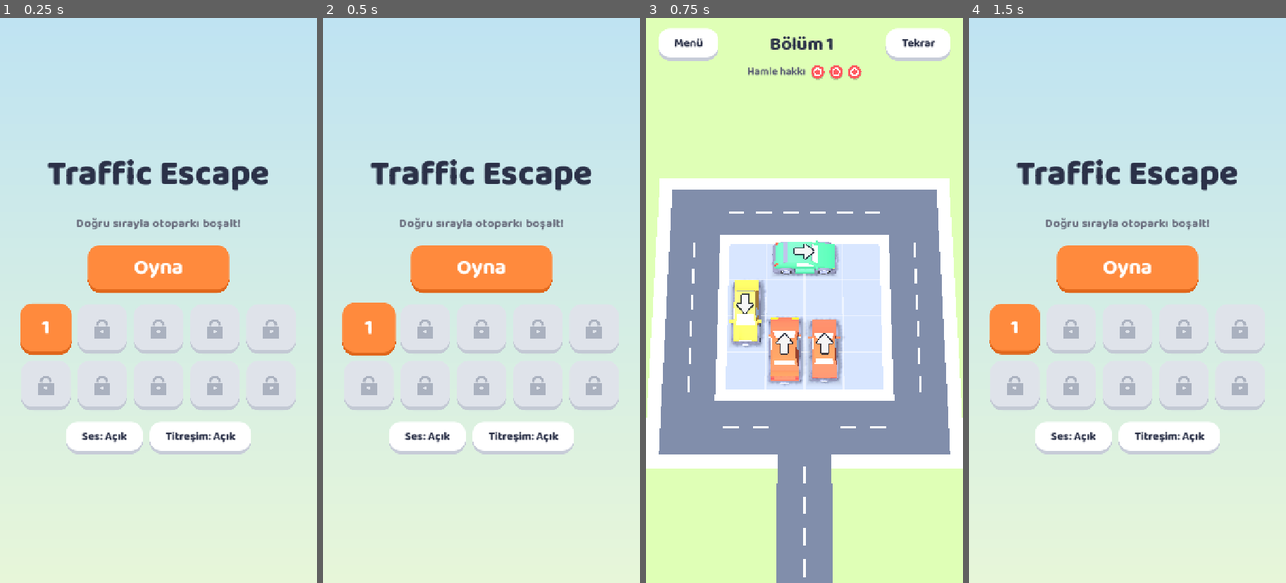
Above: before the commit, frames 1-4 (left to right).
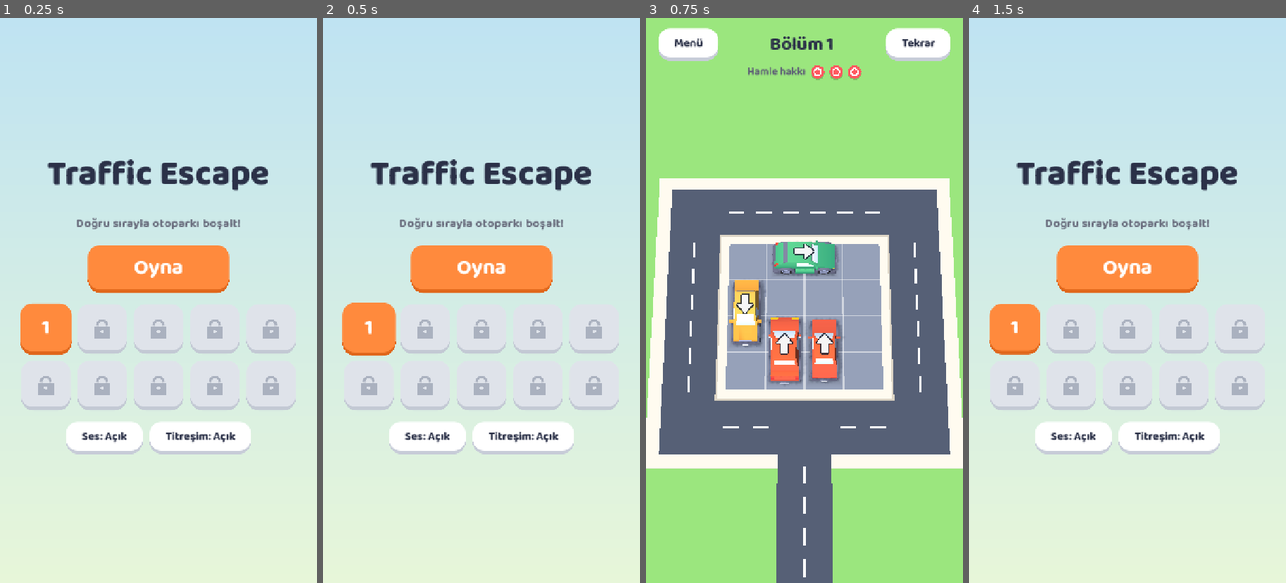
Above: after the commit, the same moments.

Repository: ismetcabbar9-oss/TRAFFIC-2D-
Game: Godot game, scene res://scenes/menu.tscn
Two runs of this game, one before a commit and one after it. Both use one fixed random seed, a clock stepped at 60 frames per second and the inputs below.
Inputs:
- Up to frame 1 (0.25 s): no input
- Up to frame 2 (0.5 s): no input
- Up to frame 3 (0.75 s): click "Oyna" at 0.5 s
- Up to frame 4 (1.5 s): click "Menü" at 1.25 s

Frames 1-2 are identical in both runs. In frame 3, 85% of the frame differs, in the area x 0-100%, y 0-100%; in frame 4, nothing differs.

Commit message:
Stage 6: polish for devices - screen sizes, fallback renderer, Android, icon, hint
- Compatibility (OpenGL) fallback: lower sun/ambient light so the look
  matches the Vulkan renderers instead of washing out
- Layouts checked at 20:9, 16:10 and 4:3 in both orientations; compact
  menu spacing on short screens; HUD and hint respect display safe areas
- Android back button: game -> menu, menu -> quit (quit_on_go_back off)
- Taps from any finger count
- App icon rendered from the game's own models (taxi, arrow, exhaust);
  custom boot splash; app name 'Traffic Escape'
- Level 1 hint: after 2.5 s idle a free car's arrow bounces and a short
  instruction appears; cleared on the next tap
- Dev tools: icon render, perf stats, single-level capture

Co-Authored-By: Claude Opus 5.5 <noreply@anthropic.com>
Claude-Session: https://claude.ai/code/session_01Njhua7qEJRBPdh769J1kf5

Diff:
--- a/project.godot
+++ b/project.godot
@@ -4,9 +4,15 @@
 
 [application]
 
-config/name="Traffic 2D"
+config/name="Traffic Escape"
 run/main_scene="res://scenes/menu.tscn"
 config/features=PackedStringArray("4.7", "Mobile")
+config/quit_on_go_back=false
+config/icon="res://assets/icon.png"
+boot_splash/bg_color=Color(0.749, 0.890, 0.949, 1)
+boot_splash/show_image=true
+boot_splash/image="res://assets/icon.png"
+boot_splash/fullsize=false
 
 [autoload]
 
--- a/scripts/game/game.gd
+++ b/scripts/game/game.gd
@@ -8,11 +8,15 @@
 @export var max_exit_wait := 3.0 ## never wait longer than this for cars to leave
 @export var lose_delay := 0.6 ## seconds between the final crash and the lose panel
 @export_range(0.0, 1.0) var horn_chance := 0.65 ## chance a bumped car honks back
+@export var hint_levels := 1 ## the first N levels show a hint when the player waits
+@export var hint_delay := 2.5 ## idle seconds before the hint appears
 
 var session: GameSession
 var level_index := 0
 var vehicle_views := {} ## vehicle id -> VehicleView
 var obstacle_views := {} ## cell -> ObstacleView
+var _idle := 0.0
+var _hinted_id := -1
 
 @onready var board: BoardView = $Board
 @onready var pieces: Node3D = $Vehicles
@@ -22,10 +26,20 @@
 
 
 func _ready() -> void:
+	_adapt_lighting()
 	hud.restart_requested.connect(func(): load_level(level_index))
 	hud.next_requested.connect(func(): load_level(level_index + 1))
 	hud.menu_requested.connect(func(): get_tree().change_scene_to_file(MENU_SCENE))
 	load_level(Progress.current_level)
+
+
+## Devices without Vulkan fall back to the Compatibility renderer, which lights
+## in a different color space and looks washed out with the same values.
+func _adapt_lighting() -> void:
+	if RenderingServer.get_current_rendering_method() != "gl_compatibility":
+		return
+	($Sun as DirectionalLight3D).light_energy *= 0.45
+	($WorldEnvironment as WorldEnvironment).environment.ambient_light_energy *= 0.5
 
 
 func load_level(index: int) -> void:
@@ -66,17 +80,45 @@
 	camera.frame_board(board.view_half_extents())
 
 	hud.hide_result()
+	_clear_hint()
 	hud.set_level_title(level.name)
 	hud.set_mistakes(session.mistakes_left, level.mistakes)
 
 
+func _notification(what: int) -> void:
+	if what == NOTIFICATION_WM_GO_BACK_REQUEST: # Android back button
+		get_tree().change_scene_to_file(MENU_SCENE)
+
+
 func _unhandled_input(event: InputEvent) -> void:
 	# Mouse clicks arrive as touches too (pointing/emulate_touch_from_mouse).
-	if event is InputEventScreenTouch and event.pressed and event.index == 0:
+	# Every finger counts, so two quick taps with two fingers both register.
+	if event is InputEventScreenTouch and event.pressed:
 		var id := _pick_vehicle(event.position)
 		if id >= 0 and session != null:
+			_clear_hint()
 			session.tap(id)
 			get_viewport().set_input_as_handled()
+
+
+func _process(delta: float) -> void:
+	if level_index >= hint_levels or session == null or session.state != GameSession.State.PLAYING:
+		return
+	_idle += delta
+	if _idle >= hint_delay and _hinted_id < 0:
+		var free := session.board.free_vehicles()
+		if not free.is_empty() and vehicle_views.has(free[0]):
+			_hinted_id = free[0]
+			vehicle_views[_hinted_id].set_hint(true)
+			hud.show_hint("Yolu açık bir arabaya dokun!")
+
+
+func _clear_hint() -> void:
+	_idle = 0.0
+	if _hinted_id >= 0 and vehicle_views.has(_hinted_id):
+		vehicle_views[_hinted_id].set_hint(false)
+	_hinted_id = -1
+	hud.hide_hint()
 
 
 ## Vehicle under a screen position, or -1.
--- a/scripts/ui/hud.gd
+++ b/scripts/ui/hud.gd
@@ -16,6 +16,8 @@
 var _primary: Button
 var _secondary: Button
 var _won := false
+var _hint: PanelContainer
+var _hint_label: Label
 var _last_level := false
 
 
@@ -26,6 +28,7 @@
 	root.theme = UiStyle.make_theme()
 	add_child(root)
 	_build_top_bar(root)
+	_build_hint(root)
 	_build_result(root)
 
 
@@ -61,6 +64,19 @@
 	_show_result()
 
 
+func show_hint(text: String) -> void:
+	_hint_label.text = text
+	if _hint.visible:
+		return
+	_hint.visible = true
+	_hint.modulate.a = 0.0
+	create_tween().tween_property(_hint, "modulate:a", 1.0, 0.3)
+
+
+func hide_hint() -> void:
+	_hint.visible = false
+
+
 func hide_result() -> void:
 	_overlay.visible = false
 
@@ -80,9 +96,10 @@
 func _build_top_bar(root: Control) -> void:
 	var margin := MarginContainer.new()
 	margin.set_anchors_preset(Control.PRESET_TOP_WIDE)
-	for side in ["left", "right"]:
-		margin.add_theme_constant_override("margin_" + side, 28)
-	margin.add_theme_constant_override("margin_top", 24)
+	var insets: Vector4 = get_node("/root/ScreenFit").safe_insets()
+	margin.add_theme_constant_override("margin_left", 28 + int(insets.x))
+	margin.add_theme_constant_override("margin_right", 28 + int(insets.z))
+	margin.add_theme_constant_override("margin_top", 24 + int(insets.y))
 	margin.mouse_filter = Control.MOUSE_FILTER_IGNORE
 	root.add_child(margin)
 
@@ -124,6 +141,35 @@
 	b.pressed.connect(_click)
 	b.pressed.connect(action)
 	return b
+
+
+func _build_hint(root: Control) -> void:
+	var anchor := MarginContainer.new()
+	anchor.set_anchors_preset(Control.PRESET_BOTTOM_WIDE)
+	anchor.grow_vertical = Control.GROW_DIRECTION_BEGIN
+	var insets: Vector4 = get_node("/root/ScreenFit").safe_insets()
+	anchor.add_theme_constant_override("margin_bottom", 40 + int(insets.w))
+	anchor.mouse_filter = Control.MOUSE_FILTER_IGNORE
+	root.add_child(anchor)
+	var center := CenterContainer.new()
+	center.mouse_filter = Control.MOUSE_FILTER_IGNORE
+	anchor.add_child(center)
+	_hint = PanelContainer.new()
+	_hint.mouse_filter = Control.MOUSE_FILTER_IGNORE
+	var box := StyleBoxFlat.new()
+	box.bg_color = Color(0.17, 0.19, 0.28, 0.85)
+	box.set_corner_radius_all(24)
+	box.content_margin_left = 28
+	box.content_margin_right = 28
+	box.content_margin_top = 10
+	box.content_margin_bottom = 12
+	_hint.add_theme_stylebox_override("panel", box)
+	_hint.visible = false
+	center.add_child(_hint)
+	_hint_label = Label.new()
+	_hint_label.add_theme_color_override("font_color", Color.WHITE)
+	_hint_label.add_theme_font_size_override("font_size", 30)
+	_hint.add_child(_hint_label)
 
 
 func _build_result(root: Control) -> void:
--- a/scripts/ui/level_select.gd
+++ b/scripts/ui/level_select.gd
@@ -6,12 +6,28 @@
 var _grid: GridContainer
 var _sound: Button
 var _vibration: Button
+var _column: VBoxContainer
+var _title: Label
 
 
 func _ready() -> void:
 	theme = UiStyle.make_theme()
 	_build()
 	_refresh()
+	get_viewport().size_changed.connect(_fit_layout)
+	_fit_layout()
+
+
+func _notification(what: int) -> void:
+	if what == NOTIFICATION_WM_GO_BACK_REQUEST:
+		get_tree().quit()
+
+
+## Tighter spacing on short (landscape phone) screens.
+func _fit_layout() -> void:
+	var short := get_viewport_rect().size.y < 800.0
+	_column.add_theme_constant_override("separation", 14 if short else 26)
+	_title.add_theme_font_size_override("font_size", 60 if short else 78)
 
 
 func _build() -> void:
@@ -33,15 +49,14 @@
 	add_child(center)
 	var column := VBoxContainer.new()
 	column.alignment = BoxContainer.ALIGNMENT_CENTER
-	column.add_theme_constant_override("separation", 26)
 	center.add_child(column)
+	_column = column
 
-	var title := Label.new()
-	title.text = "Traffic Escape"
-	title.add_theme_font_size_override("font_size", 78)
-	title.add_theme_font_override("font", UiStyle.font(800))
-	title.horizontal_alignment = HORIZONTAL_ALIGNMENT_CENTER
-	column.add_child(title)
+	_title = Label.new()
+	_title.text = "Traffic Escape"
+	_title.add_theme_font_override("font", UiStyle.font(800))
+	_title.horizontal_alignment = HORIZONTAL_ALIGNMENT_CENTER
+	column.add_child(_title)
 	var subtitle := Label.new()
 	subtitle.text = "Doğru sırayla otoparkı boşalt!"
 	subtitle.add_theme_font_size_override("font_size", 28)
--- a/scripts/ui/screen_fit.gd
+++ b/scripts/ui/screen_fit.gd
@@ -12,6 +12,20 @@
 	_fit()
 
 
+## Screen insets (notch, rounded corners, system bars) in canvas units:
+## x = left, y = top, z = right, w = bottom.
+func safe_insets() -> Vector4:
+	var window := get_tree().root
+	var screen_size := Vector2(DisplayServer.screen_get_size())
+	var safe := Rect2(DisplayServer.get_display_safe_area())
+	if safe.size.x <= 0.0 or screen_size.x <= 0.0:
+		return Vector4.ZERO
+	var to_canvas := Vector2(window.content_scale_size) / Vector2(window.size)
+	var scale := maxf(to_canvas.x, to_canvas.y) # "expand" keeps the larger ratio
+	return Vector4(safe.position.x, safe.position.y,
+			screen_size.x - safe.end.x, screen_size.y - safe.end.y) * scale
+
+
 func _fit() -> void:
 	var window := get_tree().root
 	var landscape := window.size.x > window.size.y
--- a/scripts/view/vehicle_view.gd
+++ b/scripts/view/vehicle_view.gd
@@ -43,8 +43,10 @@
 var _home := Vector3.ZERO
 var _tween: Tween
 var _nudge_tween: Tween
+var _hint_tween: Tween
 var _squash_tween: Tween
 var _wheels: Array[Node3D] = []
+var _arrow_base_scale := Vector3.ONE
 
 var _route: Curve3D
 var _route_pos := 0.0
@@ -123,6 +125,19 @@
 		.set_trans(Tween.TRANS_BACK).set_ease(Tween.EASE_OUT)
 
 
+## Bounces the roof arrow to point the player at this car (tutorial hint).
+func set_hint(on: bool) -> void:
+	if _hint_tween:
+		_hint_tween.kill()
+		_hint_tween = null
+	var base := _arrow_base_scale
+	_arrow.scale = base
+	if on:
+		_hint_tween = create_tween().set_loops()
+		_hint_tween.tween_property(_arrow, "scale", base * 1.45, 0.35).set_trans(Tween.TRANS_SINE)
+		_hint_tween.tween_property(_arrow, "scale", base, 0.35).set_trans(Tween.TRANS_SINE)
+
+
 ## Small knock when something bumps into this car.
 func nudge(push: Vector3) -> void:
 	if _nudge_tween:
@@ -138,6 +153,7 @@
 ## Leaves the lot along the board's exit route and frees itself off screen.
 func play_exit() -> void:
 	_kill_tween()
+	set_hint(false)
 	_arrow.visible = false
 	_pick_body.queue_free()
 	_route = _board.exit_route(position, dir)
@@ -285,7 +301,8 @@
 func _add_arrow(cell_size: float, roof: float) -> void:
 	_arrow = ARROW_SCENE.instantiate()
 	_arrow.position.y = roof + 0.04
-	_arrow.scale = Vector3.ONE * cell_size * 0.5
+	_arrow_base_scale = Vector3.ONE * cell_size * 0.5
+	_arrow.scale = _arrow_base_scale
 	_body.add_child(_arrow)
 
 
--- a/tools/capture_levels.gd
+++ b/tools/capture_levels.gd
@@ -1,11 +1,15 @@
 extends SceneTree
-## Dev helper: saves a screenshot of every level's starting layout.
+## Dev helper: saves a screenshot of every level's starting layout (or of one).
 ## Usage (under xvfb-run): godot --path . --rendering-method forward_plus \
-##   --resolution 720x1280 --script res://tools/capture_levels.gd -- <out_dir>
+##   --resolution 720x1280 --script res://tools/capture_levels.gd -- <out_dir> [level_number]
 
 func _initialize() -> void:
 	var out_dir := OS.get_cmdline_user_args()[0]
-	for i in LevelCatalog.count():
+	await process_frame # let autoloads load the save file first
+	var levels := range(LevelCatalog.count())
+	if OS.get_cmdline_user_args().size() > 1:
+		levels = [int(OS.get_cmdline_user_args()[1]) - 1]
+	for i in levels:
 		root.get_node("Progress").current_level = i
 		var game: Node = load("res://scenes/game.tscn").instantiate()
 		root.add_child(game)
@@ -15,5 +19,5 @@
 		root.get_texture().get_image().save_png(out_dir.path_join("level_%02d.png" % (i + 1)))
 		game.queue_free()
 		await process_frame
-	print("saved %d levels" % LevelCatalog.count())
+	print("saved %d levels" % levels.size())
 	quit()
--- /dev/null
+++ b/tools/measure_perf.gd
@@ -0,0 +1,16 @@
+extends SceneTree
+## Dev helper: opens a level and prints render statistics.
+## Usage (under xvfb-run): godot --path . --script res://tools/measure_perf.gd -- <level_number>
+
+func _initialize() -> void:
+	var args := OS.get_cmdline_user_args()
+	await process_frame # let autoloads load the save file first
+	root.get_node("Progress").current_level = int(args[0]) - 1 if args.size() > 0 else 9
+	root.add_child(load("res://scenes/game.tscn").instantiate())
+	for i in 30:
+		await process_frame
+	print("draw calls: ", Performance.get_monitor(Performance.RENDER_TOTAL_DRAW_CALLS_IN_FRAME),
+		"  objects: ", Performance.get_monitor(Performance.RENDER_TOTAL_OBJECTS_IN_FRAME),
+		"  primitives: ", Performance.get_monitor(Performance.RENDER_TOTAL_PRIMITIVES_IN_FRAME),
+		"  nodes: ", Performance.get_monitor(Performance.OBJECT_NODE_COUNT))
+	quit()
--- a/tools/play_scenario.gd
+++ b/tools/play_scenario.gd
@@ -12,6 +12,7 @@
 	var args := OS.get_cmdline_user_args()
 	if args.size() > 0:
 		out_dir = args[0]
+	await process_frame # let autoloads load the save file first
 	root.get_node("Progress").current_level = 0
 	game = load("res://scenes/game.tscn").instantiate()
 	root.add_child(game)
--- /dev/null
+++ b/tools/render_icon.gd
@@ -0,0 +1,72 @@
+extends SceneTree
+## Dev tool: renders the app icon (taxi bursting out of a parking spot) with
+## the game's own models. Run under xvfb-run with --resolution 1024x1024:
+##   godot --path . --rendering-method forward_plus --resolution 1024x1024 \
+##     --script res://tools/render_icon.gd -- res://assets/icon.png
+
+func _initialize() -> void:
+	await process_frame
+	var out := OS.get_cmdline_user_args()[0]
+	var scene := Node3D.new()
+	root.add_child(scene)
+
+	var env := WorldEnvironment.new()
+	env.environment = Environment.new()
+	env.environment.background_mode = Environment.BG_COLOR
+	env.environment.background_color = Color("6cc4ea")
+	env.environment.ambient_light_source = Environment.AMBIENT_SOURCE_COLOR
+	env.environment.ambient_light_color = Color(0.85, 0.9, 1)
+	env.environment.ambient_light_energy = 0.55
+	scene.add_child(env)
+
+	var sun := DirectionalLight3D.new()
+	sun.rotation_degrees = Vector3(-55, -40, 0)
+	sun.shadow_enabled = true
+	sun.shadow_opacity = 0.5
+	scene.add_child(sun)
+
+	var ground := MeshInstance3D.new()
+	var plane := PlaneMesh.new()
+	plane.size = Vector2(40, 40)
+	ground.mesh = plane
+	var gm := StandardMaterial3D.new()
+	gm.albedo_color = Color("8b93a5")
+	ground.material_override = gm
+	scene.add_child(ground)
+	for x in [-2.0, 2.0]:
+		var line := MeshInstance3D.new()
+		var box := BoxMesh.new()
+		box.size = Vector3(0.12, 0.01, 12)
+		line.mesh = box
+		var lm := StandardMaterial3D.new()
+		lm.albedo_color = Color(1, 1, 1, 0.7)
+		lm.transparency = BaseMaterial3D.TRANSPARENCY_ALPHA
+		line.material_override = lm
+		line.position = Vector3(x, 0.01, 0)
+		scene.add_child(line)
+
+	var car: Node3D = VehicleCatalog.load_model("taxi").instantiate()
+	car.scale = Vector3.ONE * 1.25 # Kenney cars face +Z, toward the camera
+	scene.add_child(car)
+	var arrow: Node3D = load("res://scenes/direction_arrow.tscn").instantiate()
+	arrow.scale = Vector3.ONE * 1.3
+	arrow.position = Vector3(0, 1.95, 0.1)
+	scene.add_child(arrow)
+	var fx := Node3D.new()
+	scene.add_child(fx)
+	Effects.exhaust_puff(fx, Vector3(0, 0.5, -2.0), Vector3(0, 0, -1))
+	Effects.backfire(fx, Vector3(0, 0.45, -1.9))
+
+	var cam := Camera3D.new()
+	cam.fov = 40
+	scene.add_child(cam)
+	cam.look_at_from_position(Vector3(3.4, 5.2, 5.4), Vector3(0, 0.6, -0.5))
+
+	for i in 4:
+		await process_frame
+	await RenderingServer.frame_post_draw
+	var img := root.get_texture().get_image()
+	img.resize(512, 512, Image.INTERPOLATE_LANCZOS)
+	img.save_png(ProjectSettings.globalize_path(out) if out.begins_with("res://") else out)
+	print("saved ", out)
+	quit()
Binary file added: assets/icon.png
Not shown, added: assets/icon.png.import
Not shown, added: tools/measure_perf.gd.uid
Not shown, added: tools/render_icon.gd.uid
Not shown, changed: README.md
